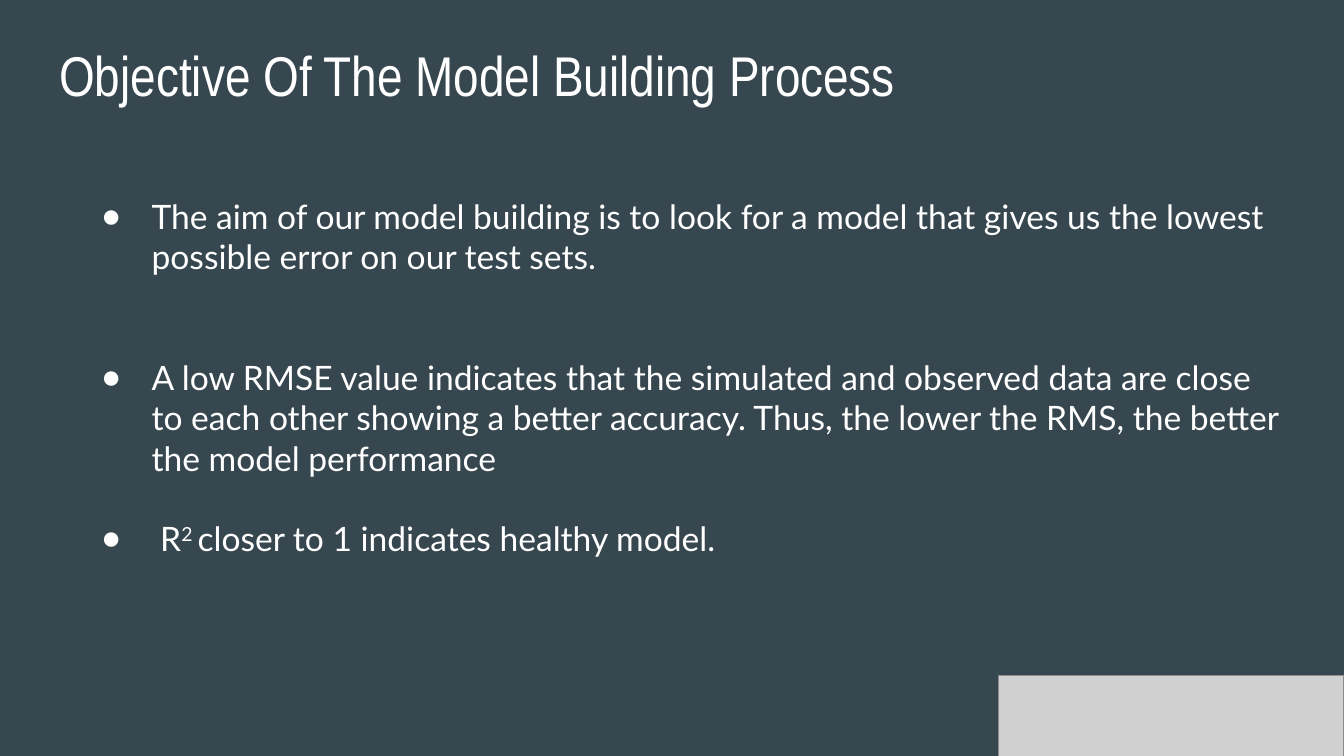
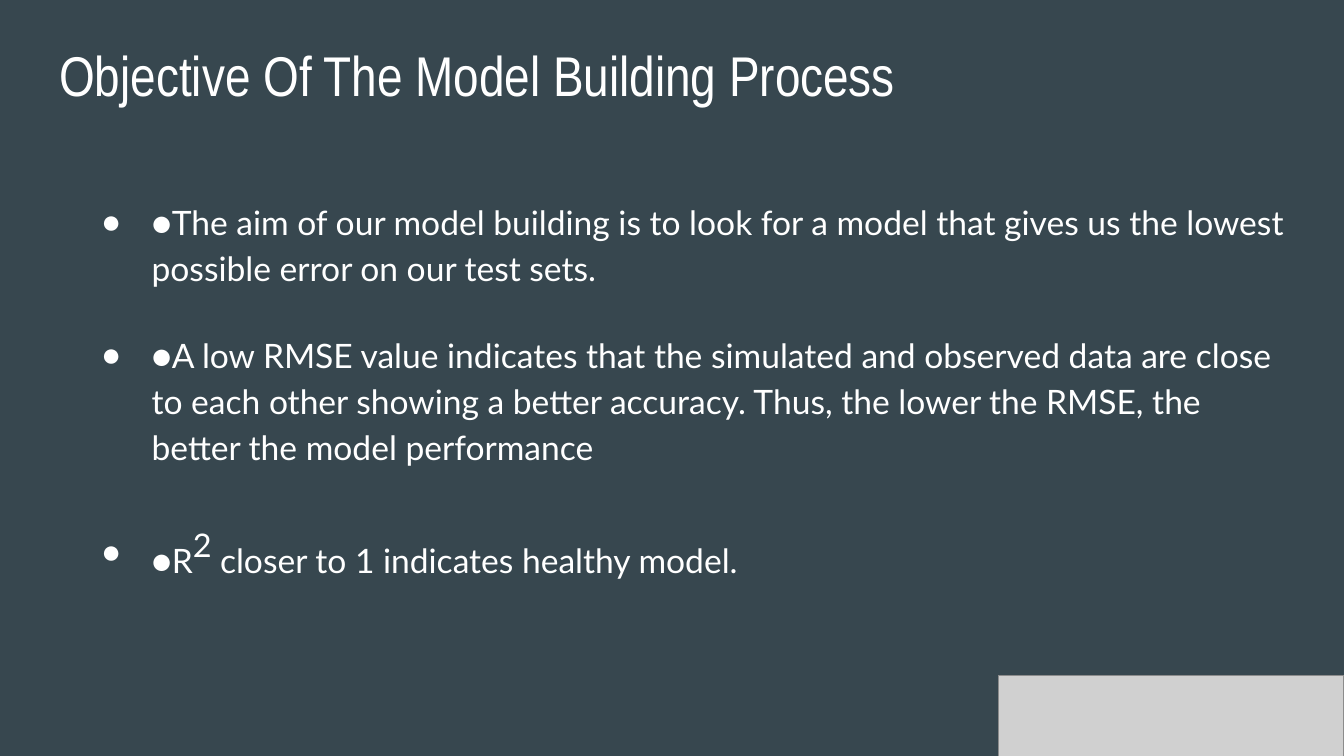
Before and after one commit to PETER630-MAX/Spain-Electricity-Shortfall-Challenge-2022, a slide deck: slide 15 of NM3 ENERGIES Presentation Slides.pptx. Drawn at 1344x756 pixels with LibreOffice and Linux fonts; fonts in the diff are those of the drawing; grey boxes stand for pictures. Boxes give left, top, right and bottom in pixels: in the first picture for what was removed or moved away, otherwise in the second. Text is boxed around its words. In the diff, an @@ line names an element or a change of style, - is before the commit and + after.

```diff
--- a/NM3 ENERGIES Presentation Slides.pptx
+++ b/NM3 ENERGIES Presentation Slides.pptx
@@ text at <box>152,210,1283,579</box>: text changed @@
-● The aim of our model building is to look for a model that gives us the lowest possible error on our test sets.
-● A low RMSE value indicates that the simulated and observed data are close to each other showing a better accuracy. Thus, the lower the RMS, the better the model performance
-● R2 closer to 1 indicates healthy model.
+● ●The aim of our model building is to look for a model that gives us the lowest possible error on our test sets.
+● ●A low RMSE value indicates that the simulated and observed data are close to each other showing a better accuracy. Thus, the lower the RMSE, the better the model performance
+● ●R2 closer to 1 indicates healthy model.
```
Also in this commit, not shown: 4 other slides changed, 3 slides added, 3 slides removed.
